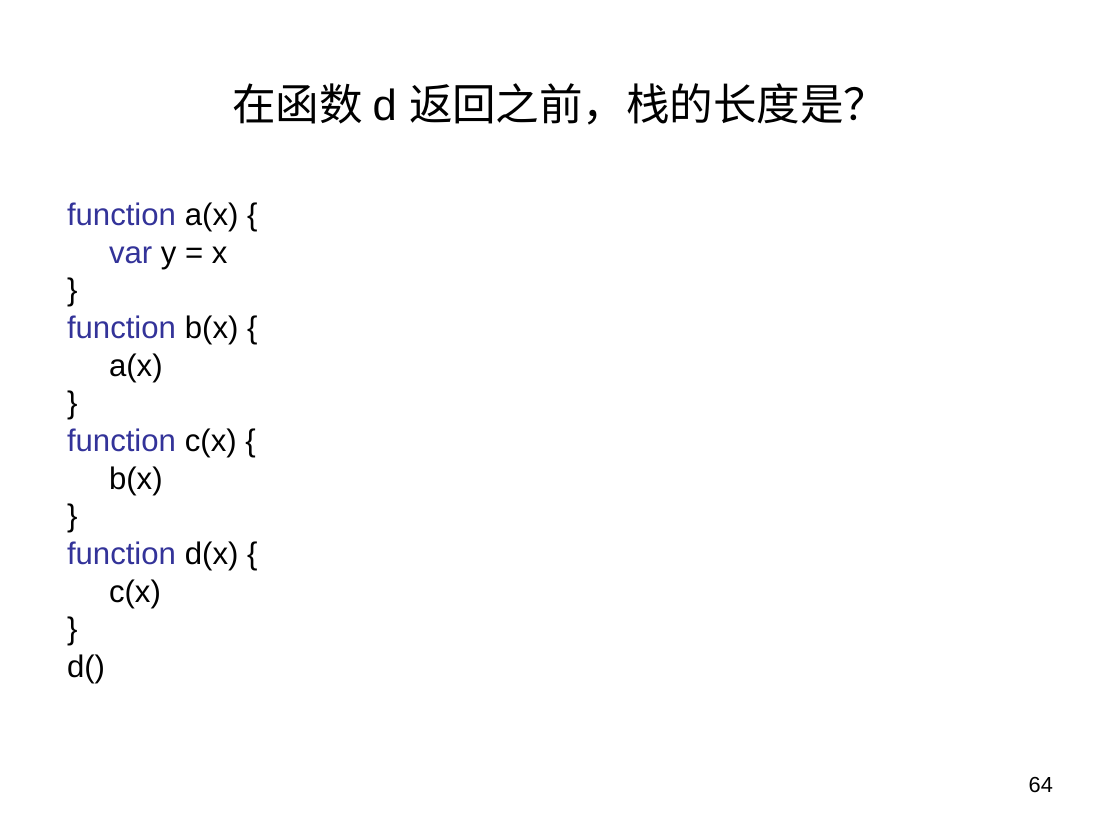
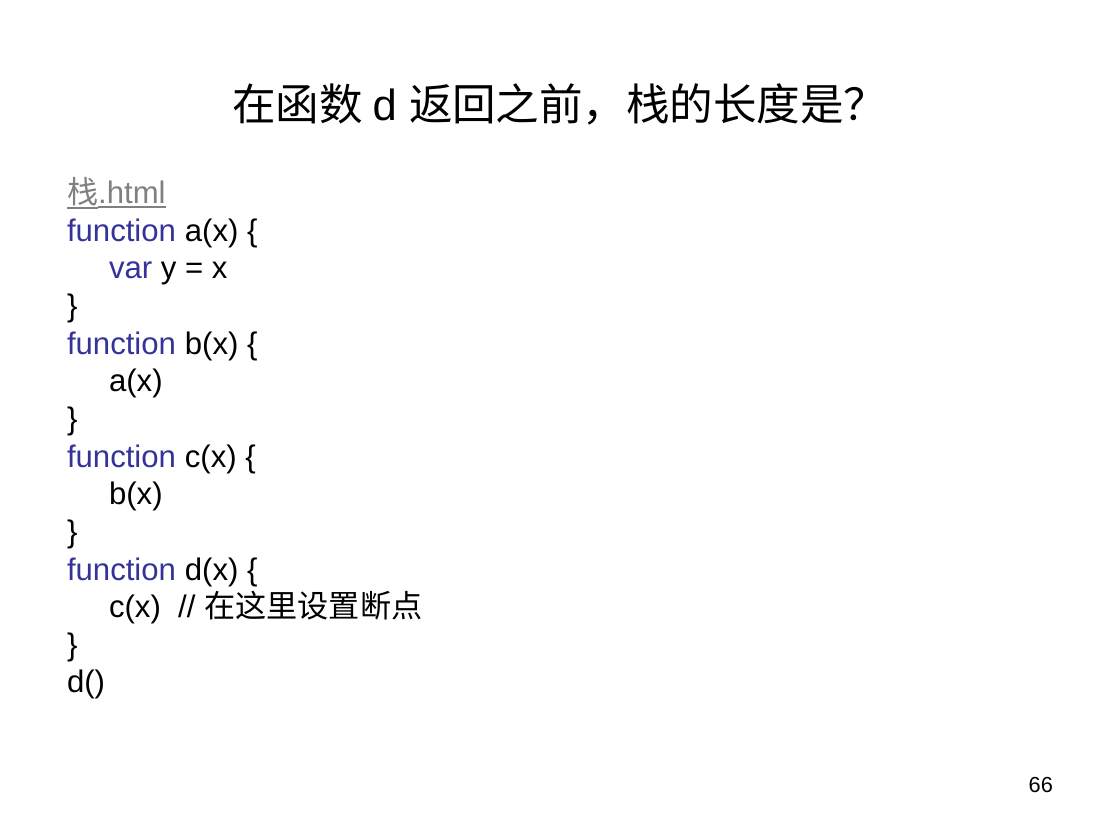
Before and after one commit to panxuepeng/javascript, a slide deck: slide 66 of ppt/第二天课程.ppt (slide 64 before the commit). Drawn at 1120x840 pixels with LibreOffice and Linux fonts; fonts in the diff are those of the drawing. Boxes give left, top, right and bottom in pixels: in the first picture for what was removed or moved away, otherwise in the second. Text is boxed around its words. In the diff, an @@ line names an element or a change of style, - is before the commit and + after.

```diff
--- a/ppt/第二天课程.ppt
+++ b/ppt/第二天课程.ppt
@@ text "栈.html" moved from (x1=67, y1=202, x2=239, y2=683) to (x1=67, y1=177, x2=422, y2=699) @@
@@ text at (x1=67, y1=177, x2=166, y2=209): paragraph added @@
+栈.html
@@ text at (x1=109, y1=586, x2=422, y2=624): text changed @@
-c(x)
+c(x) // 在这里设置断点
@@ page number at (x1=1029, y1=776, x2=1053, y2=793): text changed @@
-64
+66
```
Also in this commit, not shown: 8 other slides changed, 2 slides added, 3 other files.
